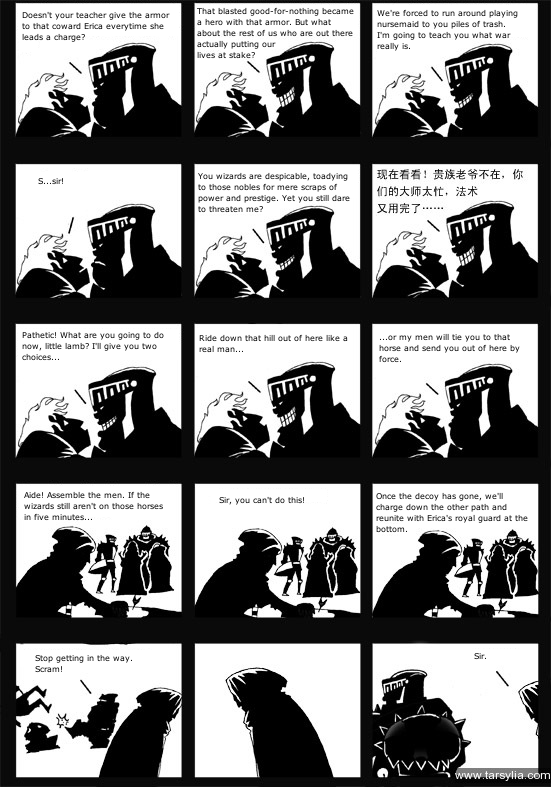
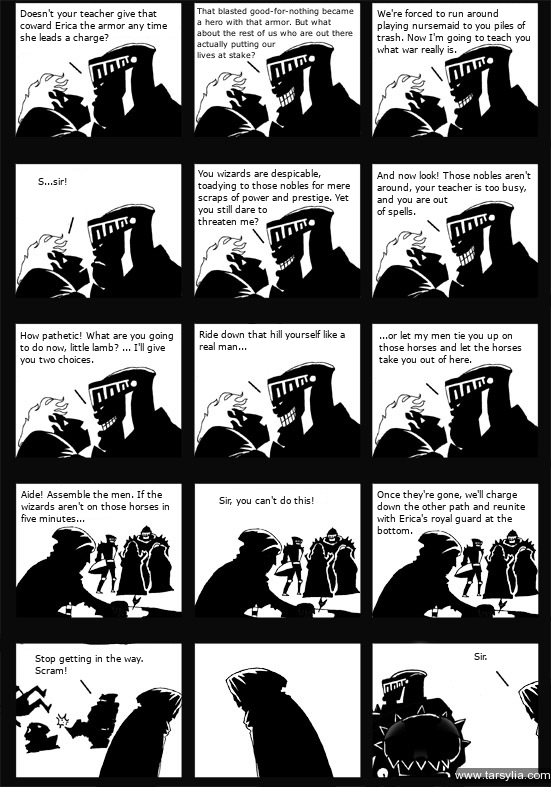
Before/after of a w=551, h=787 layered artwork. What changed in the layer stack:
renamed "Doesn't your teacher give the ..." to "Doesn't your teacher give that...", painted on it over [20, 9, 170, 43]
painted on "We're forced to run around pla..." over [377, 9, 530, 55]
painted on "S...sir!" over [38, 178, 67, 185]
painted on "You wizards are despicable, to..." over [198, 169, 350, 225]
renamed "Pathetic! What are you going t..." to "How pathetic! What are you goi...", painted on it over [20, 331, 173, 365]
renamed "Ride down that hill out of her..." to "Ride down that hill yourself l...", painted on it over [199, 330, 348, 353]
renamed "...or my men will tie you to t..." to "...or let my men tie you up on...", painted on it over [379, 331, 522, 365]
painted on "Aide! Assemble the men. If the..." over [21, 490, 169, 522]
painted on "Sir, you can't do this!" over [219, 496, 314, 506]
renamed "Once the decoy has gone, we'll..." to "Once they're gone, we'll charg...", painted on it over [376, 490, 528, 534]
painted on "Stop getting in the way. Scram..." over [35, 654, 143, 674]
painted on "Sir." over [474, 653, 487, 660]
added layer "And now look! Those nobles are..." above "tales-of-tarsylia-chapter03-dipai-03.jpg" over [377, 171, 531, 217]
painted on "tales-of-tarsylia-chapter03-dipai-03.jpg" over [373, 166, 528, 217]
